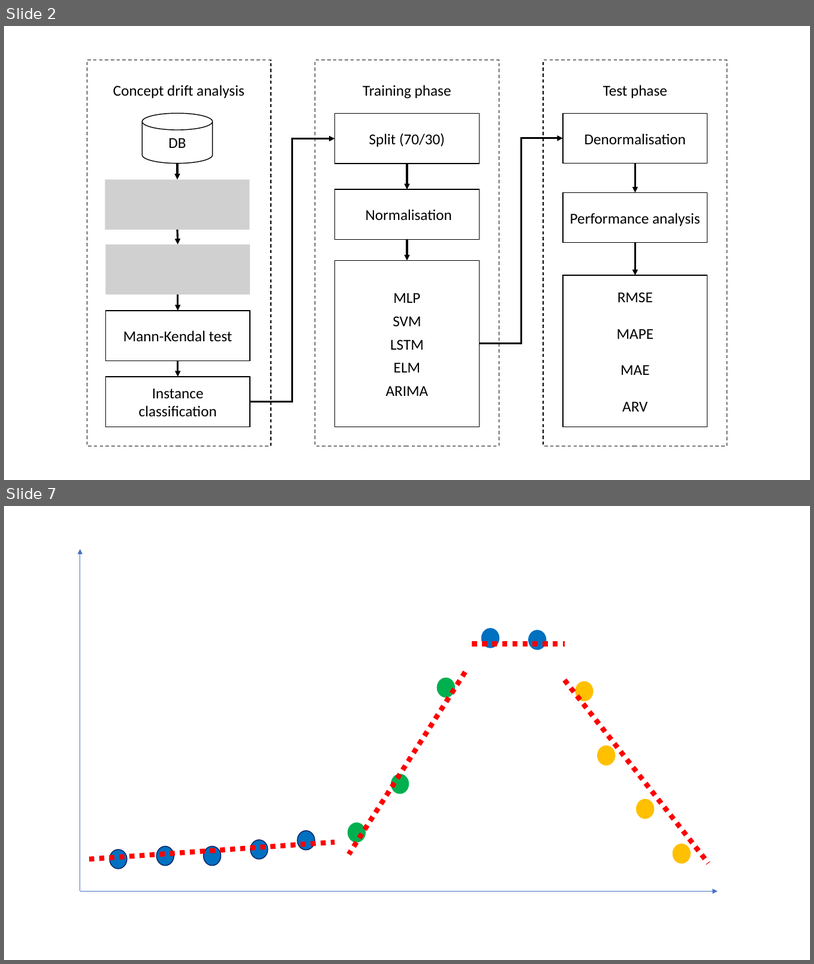
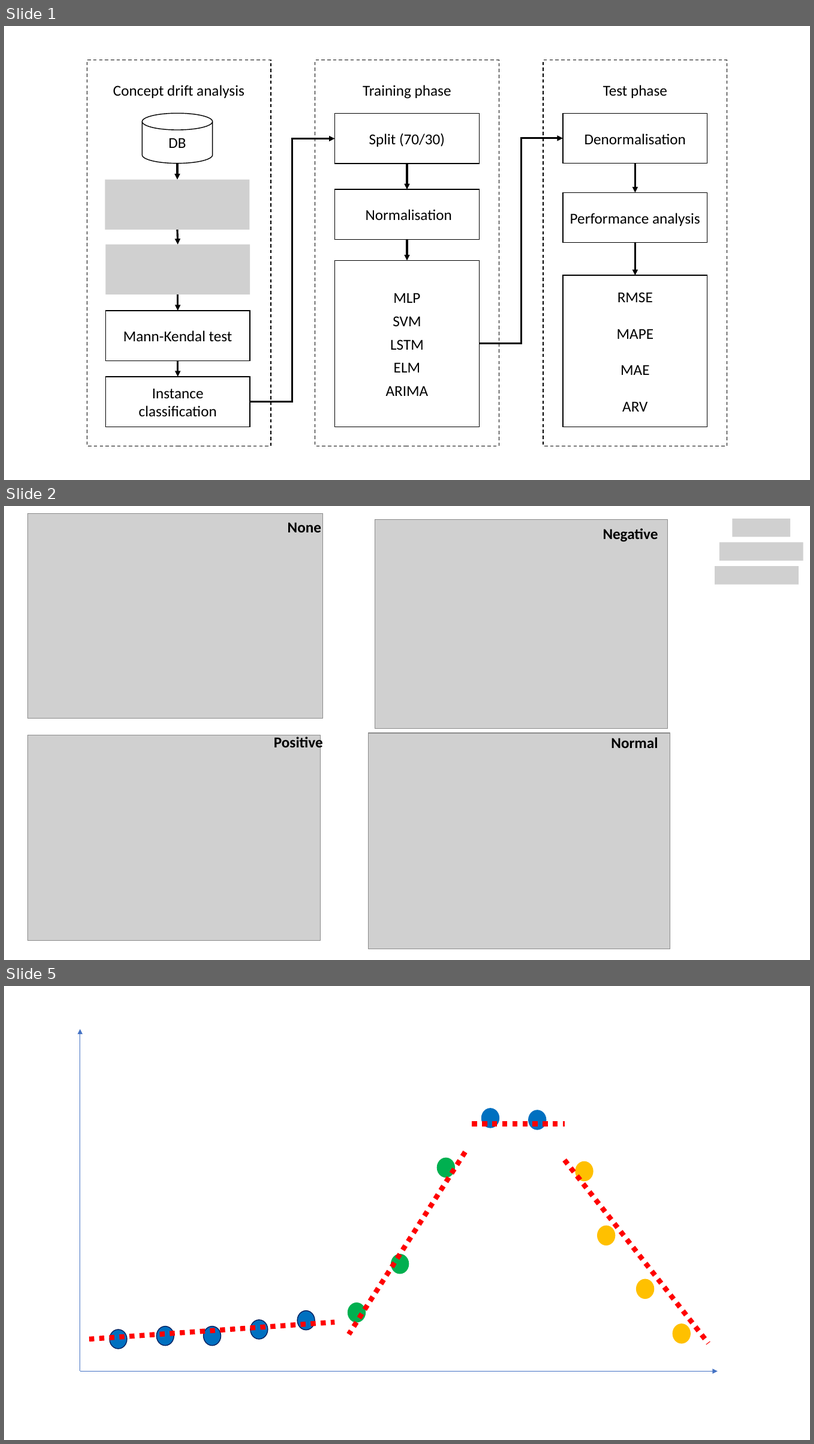
Before and after one commit to jairpaulino/covid-forecasting, a slide deck: General.pptx. Shown one above the other, each under a label of ours: slides 2 and 7 before the commit, slides 1, 2 and 5 after it; the slides between them are not shown. The pictures are 814x964 and 814x1444 pixels, drawn with LibreOffice and Linux fonts; fonts in the diff are those of the drawing; grey boxes stand for pictures. Boxes give left, top, right and bottom in pixels: in the first picture for what was removed or moved away, otherwise in the second. Text is boxed around its words. In the diff, an @@ line names an element or a change of style, - is before the commit and + after.

```diff
--- a/General.pptx
+++ b/General.pptx
@@ slide 2 added at (4,506,810,960), background #FFFFFF @@
@@ picture added at (27,513,323,718) @@
@@ text added at (288,522,321,532), 18 pt, text #000000, bold @@
+None
@@ picture added at (375,519,668,728) @@
@@ picture added at (733,519,791,537) @@
@@ text added at (603,528,659,542), 18 pt, text #000000, bold @@
+Negative
@@ picture added at (720,542,804,561) @@
@@ picture added at (716,566,800,584) @@
@@ picture added at (27,735,320,940) @@
@@ text added at (274,735,323,751), 18 pt, text #000000, bold @@
+Positive
@@ picture added at (369,733,671,949) @@
@@ text added at (611,737,658,748), 18 pt, text #000000, bold @@
+Normal
@@ what was slide 2 is now slide 1 @@
@@ what was slide 7 is now slide 5 @@
```
Also in this commit, not shown: 1 slide changed, 2 other slides added, 2 slides removed, 6 other files.
